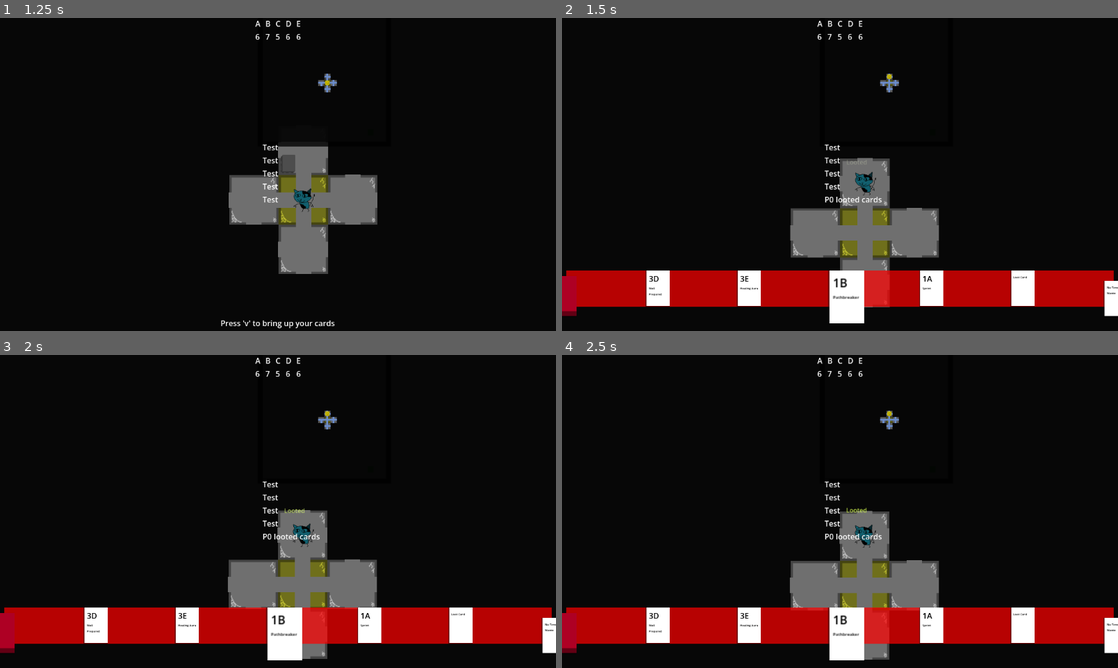
Above: before the commit, frames 1-4 (two rows, left to right).
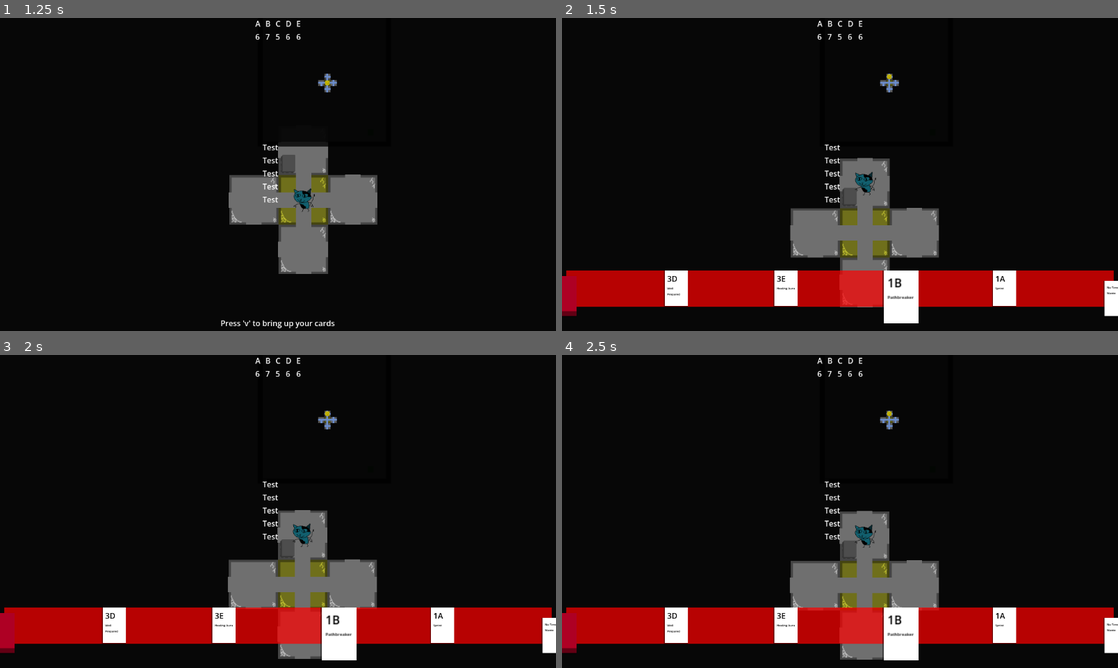
Above: after the commit, the same moments.

Repository: emrysshevek/gameganggame
Game: Godot game, scene res://scenes/GameScene.tscn
Two runs of this game, one before a commit and one after it. Both use one fixed random seed, a clock stepped at 60 frames per second and the inputs below.
Inputs (mouse positions are in pixels of both pictures, inside the frame that each line leads up to):
- Up to frame 1 (1.25 s): tap V (debug_v) at 0.5 s; move the mouse to (250, 237) at 0.52 s; hold W (debug_up) from 0.53 s (still down); tap G (discard) at 0.6 s; click (250, 237) at 0.67 s
- Up to frame 2 (1.5 s): release W (debug_up) at 1.25 s; tap V (debug_v) at 1.25 s; drag from (1006, 221) to (812, 237) at 1.27 s
- Up to frame 3 (2 s): no input
- Up to frame 4 (2.5 s): move the mouse to (673, 464) at 2.02 s; hold A (move_left) from 2.03 s (still down); tap C (toggle_cursor) at 2.1 s

Frame 1 is identical in both runs. In frame 2, 5.5% of the frame differs, in the area x 15-85%, y 18-98%; in frame 3, 5.6%; in frame 4, 5.6%, in the area x 15-85%, y 17-98%.
Error in both runs: Invalid assignment of property or key 'text' with value of type 'String' on a base object of type 'null instance'. (res://scenes/tiles/cache/cache_tile.gd:48)

Commit message:
remvoed test line

Diff:
--- a/scenes/tiles/tile.gd
+++ b/scenes/tiles/tile.gd
@@ -111,9 +111,6 @@
 		hazard.trigger_enter_ability(entering_character)
 	characters.append(entering_character)
 	Events.tile_entered.emit(self, entering_character)
-
-	# TODO: For testing only, remove when finished
-	pickup_cards(entering_character)
 
 
 func exit(exiting_character:Character):
